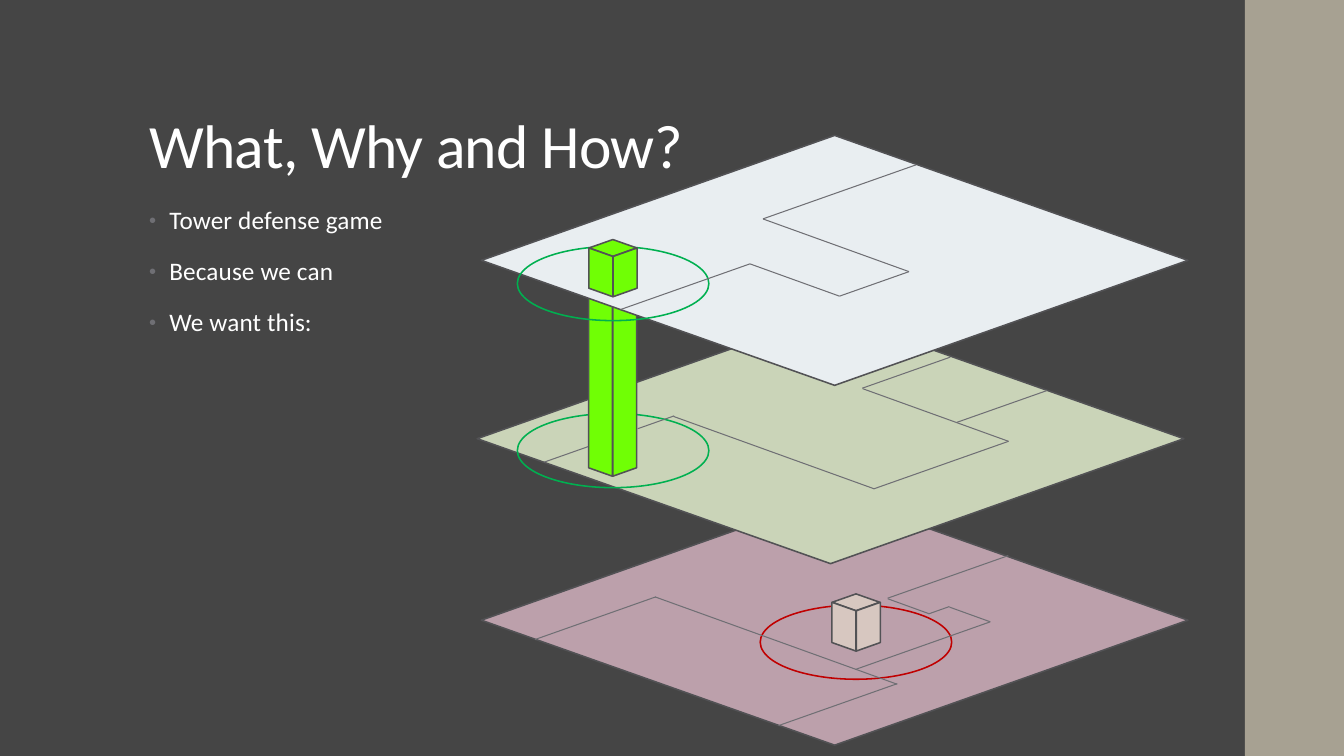
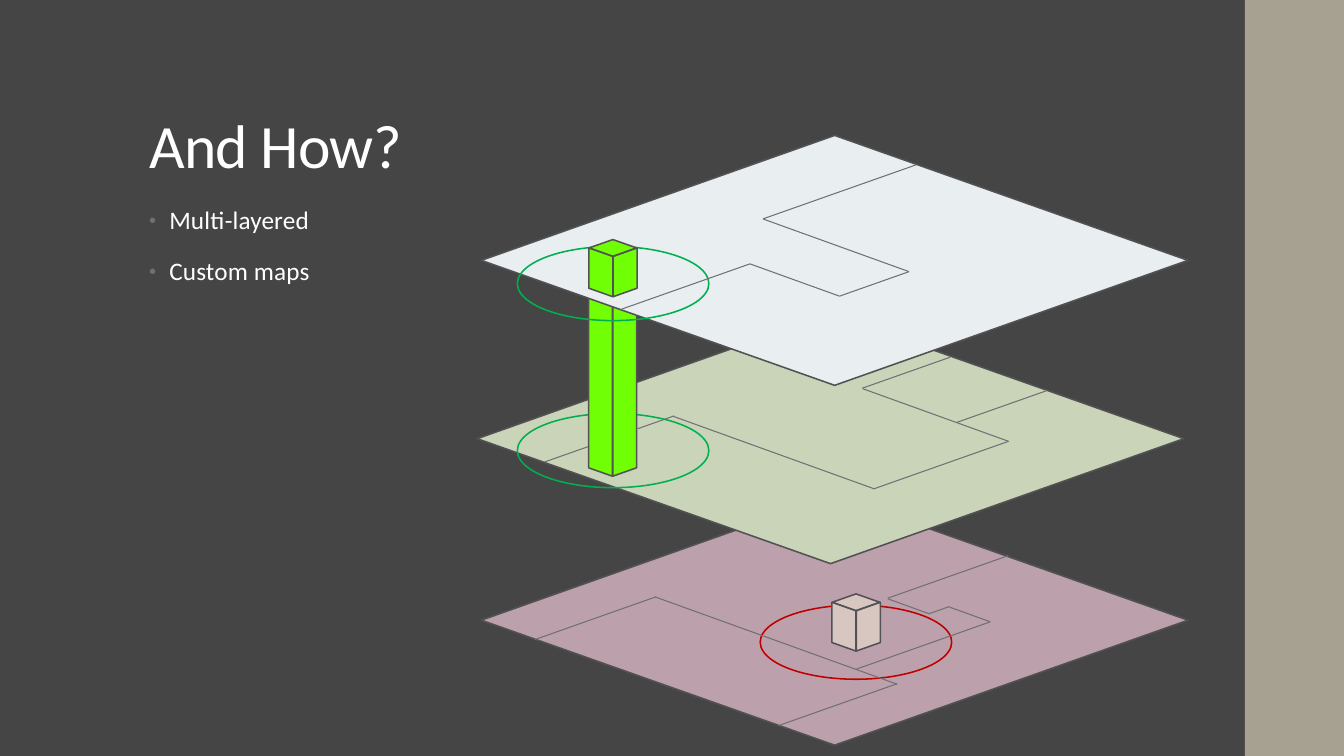
Before and after one commit to raember/Tower-Hopscotch, a slide deck: slide 3 of doc/Presentation.pptx (slide 2 before the commit). Drawn at 1344x756 pixels with LibreOffice and Linux fonts; fonts in the diff are those of the drawing. Boxes give left, top, right and bottom in pixels: in the first picture for what was removed or moved away, otherwise in the second. Text is boxed around its words. In the diff, an @@ line names an element or a change of style, - is before the commit and + after.

```diff
--- a/doc/Presentation.pptx
+++ b/doc/Presentation.pptx
@@ title at (149, 125, 402, 169): text changed @@
-What, Why and How?
+And How?
@@ text at (169, 211, 310, 284): text changed @@
-• Tower defense game
-• Because we can
-• We want this:
+• Multi-layered
+• Custom maps
```
Also in this commit, not shown: 1 other slide changed, 1 slide added.
